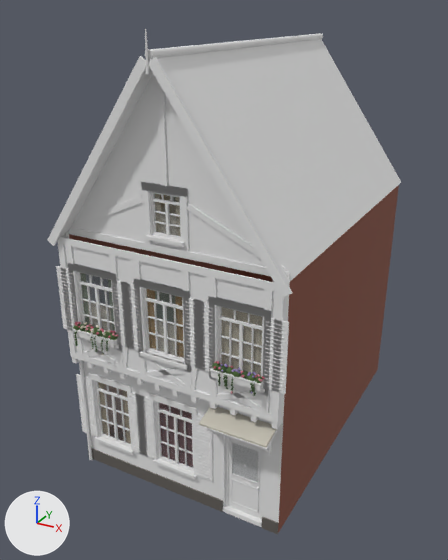
Renders of the glTF model assets/models/houses/street/GateStreet_BehindOuter3.glb from each side of a commit.
Before and after are seen from a 50 mm lens placed at (6.82, -9.96, 11.0), pointed at (-0.39, 3.15, 4.44). Lighting does not change. The marker at lower left points along +X, +Y and +Z. The picture after the commit comes second. Vertices at exactly the same position are counted once.

The first picture shows 'GateStreet_BehindOuter3'.
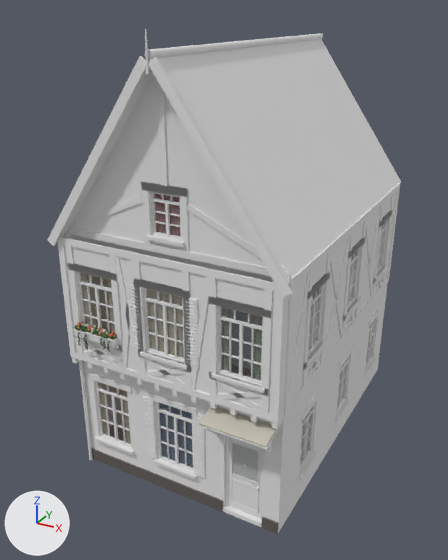
Patch to the scene script:
```diff
--- a/assets/models/houses/street/GateStreet_BehindOuter3.glb.py
+++ b/assets/models/houses/street/GateStreet_BehindOuter3.glb.py
@@ me_gatestreet_behindouter3 @@
 # used by ob_gatestreet_behindouter3; location = (0.0, 0.0, 0.0)
-me_gatestreet_behindouter3.from_pydata(...)  # 6644 vertices, 9704 faces; spans x -2.95..2.95, y -0.58..8.2, z 0.0..10.65
+me_gatestreet_behindouter3.from_pydata(...)  # 5560 vertices, 7552 faces; spans x -2.95..2.95, y -0.58..8.2, z 0.0..10.65
+# me_gatestreet_behindouter3 part 1: the loose piece of 26 vertices spanning x 1.55..1.75, y -0.43..-0.24, z 4.12..4.26 is moved by (-3.68, 0.0, 0.0)
+# me_gatestreet_behindouter3 part 2: 287 loose pieces with 3362 vertices, spanning x -2.88..2.88, y -0.52..0.81, z 0.8..7.82, are deleted
+# me_gatestreet_behindouter3 part 3: 13 vertices moved within x -2.27..-1.33, y -0.49..-0.12, z 3.88..5.52; 831 vertices removed from x -2.45..2.24, y -0.52..0.12, z 0.8..7.57; 3106 vertices added at x -2.4..2.84, y -0.52..8.0, z 0.0..7.57
+# me_gatestreet_behindouter3 part 4: 3 vertices added at x -2.75, y 8.0, z 0.0..6.32
+# me_gatestreet_behindouter3 part 5: 45 kept faces spanning x -2.75..2.75, y -0.14..8.0, z 0.0..10.2 get new vertex colours
+# other edits to the shape of me_gatestreet_behindouter3 do not show in these pictures
 me_gatestreet_behindouter3.materials.append(mat_house)
```

Location of each change, (x1, y1, x2, y2) in pixels of the pictures (448 x 560 px; the box of a moved part takes in the faces that stretch with it):
part 1 of me_gatestreet_behindouter3, moved or reshaped
    before: (226, 367, 233, 374)
    after: (86, 328, 91, 332)
part 2 of me_gatestreet_behindouter3, deleted
    before: (56, 194, 289, 456)
part 3 of me_gatestreet_behindouter3, reshaped
    before: (73, 194, 262, 481)
    after: (74, 183, 400, 533)
part 4 of me_gatestreet_behindouter3, added (mostly hidden)
    after: (69, 234, 232, 358)
part 5 of me_gatestreet_behindouter3, recoloured
    both: (80, 269, 274, 467)
